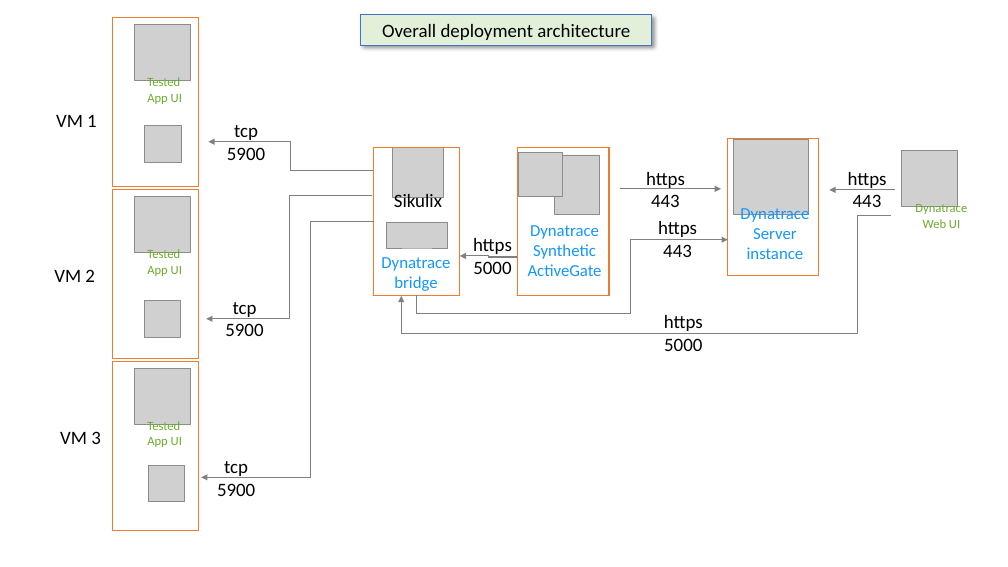
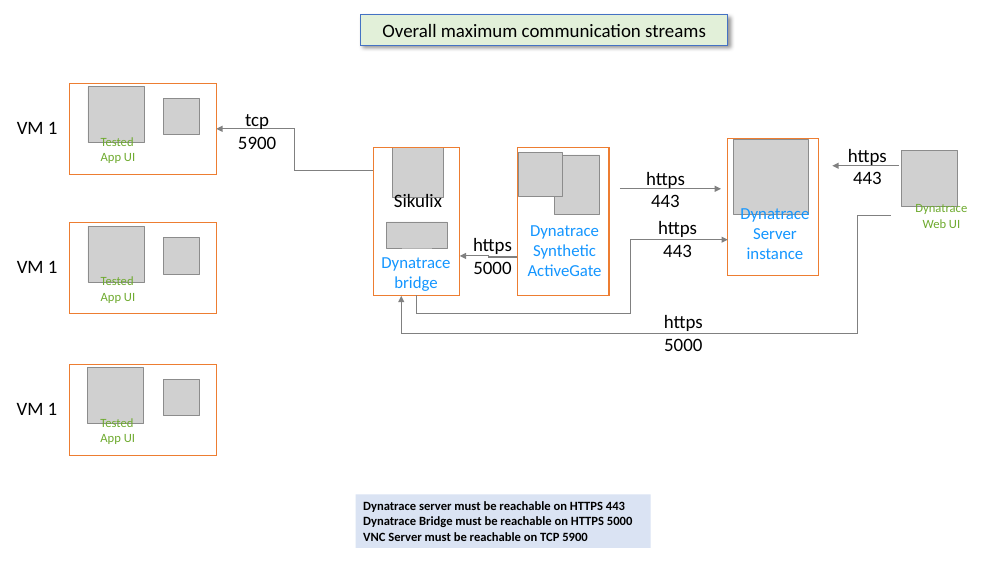
Before and after one commit to LO-RAN/dt_sikulix_bridge, a slide deck: slide 6 of documentation/dt_sikulix_bridge.pptx (slide 4 before the commit). Drawn at 1008x567 pixels with LibreOffice and Linux fonts; fonts in the diff are those of the drawing; grey boxes stand for pictures; background and template pictures are left out. Boxes give left, top, right and bottom in pixels: in the first picture for what was removed or moved away, otherwise in the second. Text is boxed around its words. In the diff, an @@ line names an element or a change of style, - is before the commit and + after.

Commit message:
update doc to better explain # architecture scenarii

```diff
--- a/documentation/dt_sikulix_bridge.pptx
+++ b/documentation/dt_sikulix_bridge.pptx
@@ rectangle "Overall maximum communication streams": place and size @@
-rectangle "Overall maximum communication streams" at [361,14,652,45]
+rectangle "Overall maximum communication streams" at [361,14,727,45]
@@ text in rectangle at [382,24,706,37]: text changed @@
-Overall deployment architecture
+Overall maximum communication streams
@@ rectangle: place and size @@
-rectangle at [113,18,198,188]
+rectangle at [70,83,216,174]
@@ picture: place and size @@
-picture at [135,24,191,80]
+picture at [88,87,144,143]
@@ text "VM 1": place and size @@
-text "VM 1" at [56,115,97,127]
+text "VM 1" at [17,121,58,134]
@@ picture: place and size @@
-picture at [144,126,181,162]
+picture at [163,98,200,135]
@@ text "tcp 5900": place and size @@
-text "tcp 5900" at [227,125,265,160]
+text "tcp 5900" at [238,114,276,149]
@@ text "Tested App UI": place and size @@
-text "Tested App UI" at [147,77,182,104]
+text "Tested App UI" at [101,137,135,163]
@@ elbow arrow moved from (373, 171) - (209, 142) to (373, 171) - (216, 129) @@
@@ text "https 443": place and size @@
-text "https 443" at [848,172,887,207]
+text "https 443" at [848,149,887,184]
@@ arrow moved from (895, 190) - (830, 190) to (899, 166) - (833, 166) @@
@@ elbow arrow removed from (373, 196) to (206, 319) @@
@@ rectangle: place and size @@
-rectangle at [113,190,198,359]
+rectangle at [70,223,216,314]
@@ picture: place and size @@
-picture at [135,197,191,253]
+picture at [88,226,144,282]
@@ picture: place and size @@
-picture at [144,301,181,337]
+picture at [163,238,200,274]
@@ elbow arrow removed from (374, 222) to (201, 477) @@
@@ text at [17,260,58,273]: text changed @@
-VM 2
+VM 1
@@ text "Tested App UI": place and size @@
-text "Tested App UI" at [147,249,182,276]
+text "Tested App UI" at [101,276,135,303]
@@ text removed at [225,302,263,336] @@
-tcp 5900
@@ rectangle: place and size @@
-rectangle at [113,361,198,531]
+rectangle at [69,364,216,455]
@@ picture: place and size @@
-picture at [135,368,191,424]
+picture at [88,368,144,423]
@@ picture: place and size @@
-picture at [148,466,185,502]
+picture at [163,380,200,416]
@@ text at [17,403,58,415]: text changed @@
-VM 3
+VM 1
@@ text "Tested App UI": place and size @@
-text "Tested App UI" at [147,421,182,447]
+text "Tested App UI" at [100,418,135,444]
@@ text removed at [217,461,255,496] @@
-tcp 5900
@@ rectangle added at [355,495,650,548], fill #DAE3F3, 12 pt, text #000000, bold @@
+Dynatrace server must be reachable on HTTPS 443
+Dynatrace Bridge must be reachable on HTTPS 5000
+VNC Server must be reachable on TCP 5900
```
Also in this commit, not shown: 6 other slides changed, 2 slides added, 1 other file.
